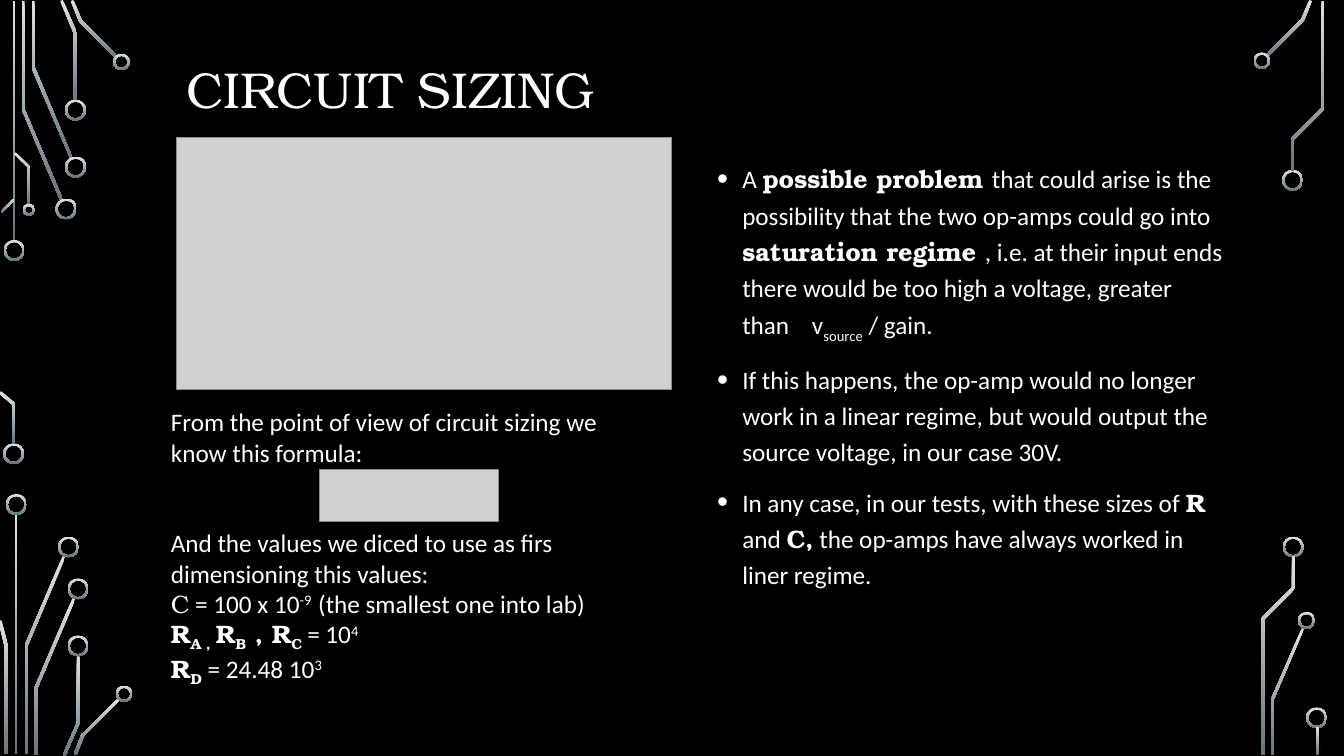
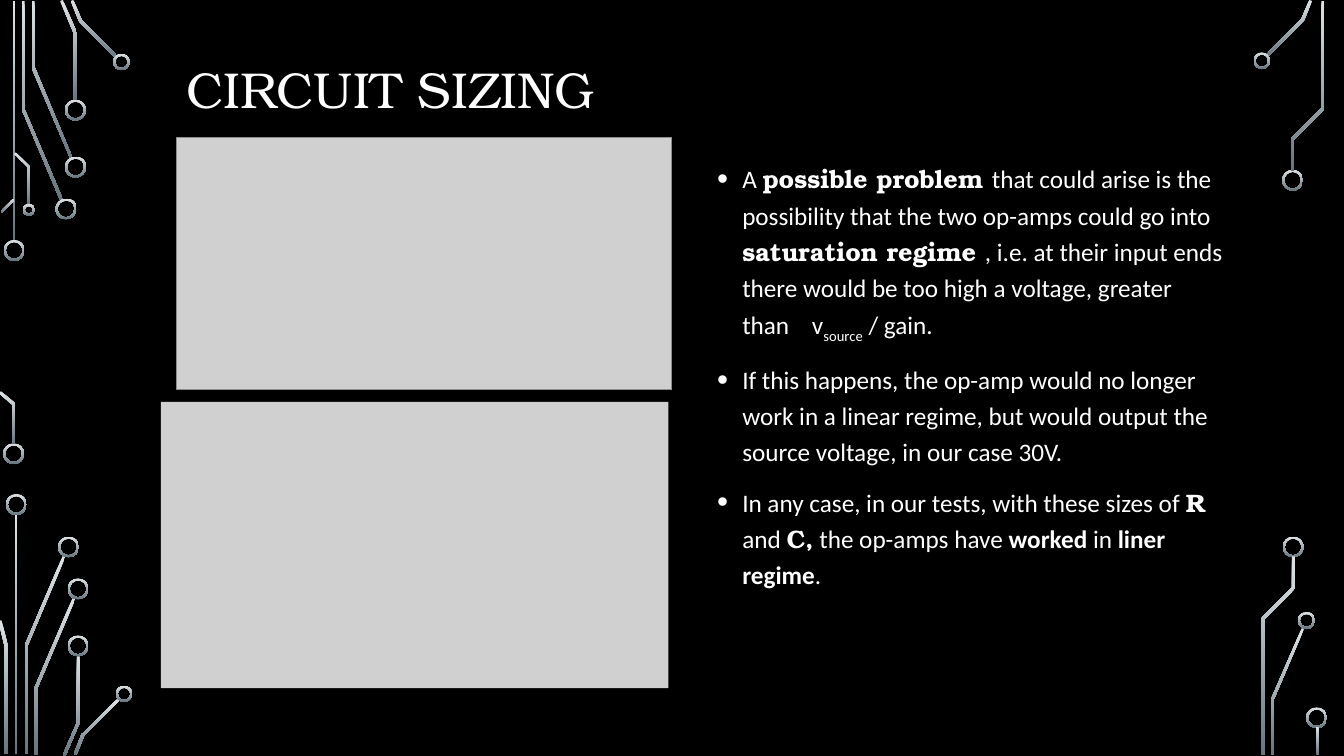
Before and after one commit to elchape99/SSCSA, a slide deck: slide 13 of presentazione_progetto.pptx. Drawn at 1344x756 pixels with LibreOffice and Linux fonts; fonts in the diff are those of the drawing; grey boxes stand for pictures; background and template pictures are left out. Boxes give left, top, right and bottom in pixels: in the first picture for what was removed or moved away, otherwise in the second. Text is boxed around its words. In the diff, an @@ line names an element or a change of style, - is before the commit and + after.

```diff
--- a/presentazione_progetto.pptx
+++ b/presentazione_progetto.pptx
@@ picture added at [161,402,668,689] @@
@@ text removed at [171,413,596,679] @@
-From the point of view of circuit sizing we know this formula:
-And the values we diced to use as firs dimensioning this values:
-C = 100 x 10-9 (the smallest one into lab)
-RA , RB , RC = 104
-RD = 24.48 103
@@ picture removed at [320,470,498,521] @@
@@ text at [742,494,1206,589]: text changed @@
-• In any case, in our tests, with these sizes of R and C, the op-amps have always worked in liner regime.
+• In any case, in our tests, with these sizes of R and C, the op-amps have worked in liner regime.
```
Also in this commit, not shown: 6 other slides changed, 10 slides added, 3 slides removed, 13 other files.
